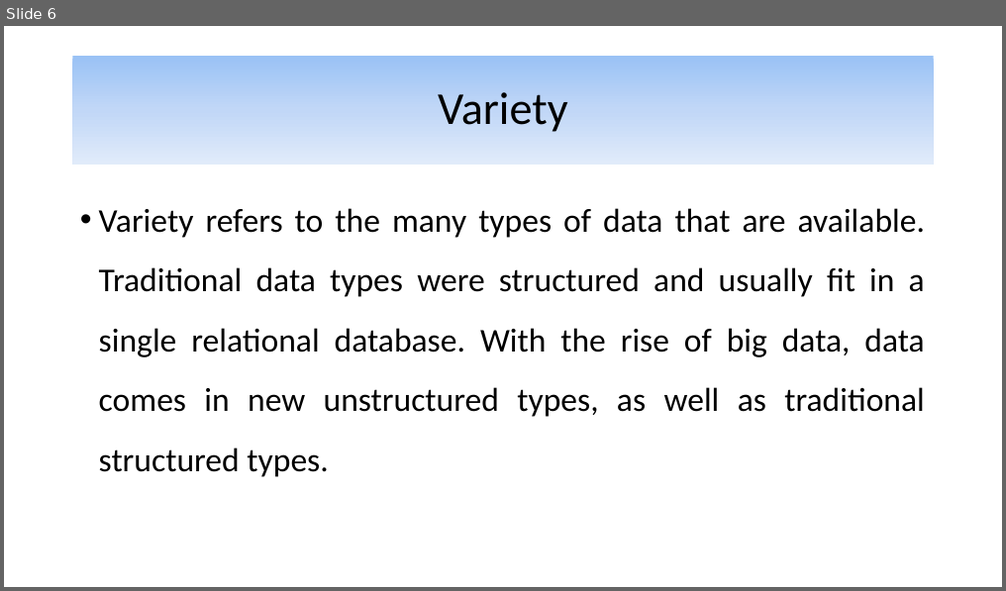
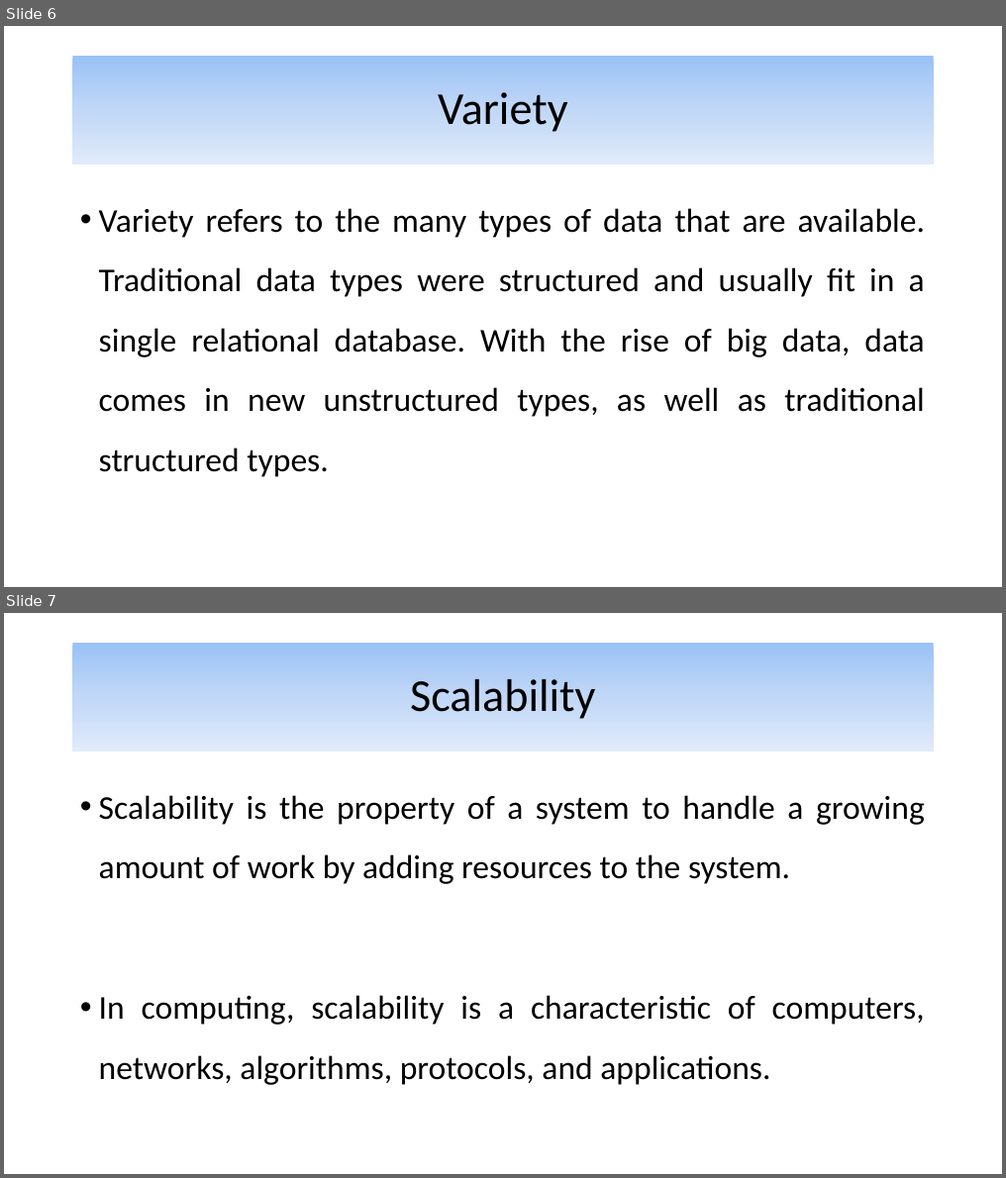
Before and after one commit to alijfri99/presentations, a slide deck: Advanced DBMS Presentation.pptx. Shown one above the other, each under a label of ours: slide 6 before the commit, slides 6 and 7 after it. The pictures are 1006x591 and 1006x1178 pixels, drawn with LibreOffice and Linux fonts; fonts in the diff are those of the drawing. Boxes give left, top, right and bottom in pixels: in the first picture for what was removed or moved away, otherwise in the second. Text is boxed around its words. In the diff, an @@ line names an element or a change of style, - is before the commit and + after.

```diff
--- a/Advanced DBMS Presentation.pptx
+++ b/Advanced DBMS Presentation.pptx
@@ slide 7 added at <box>4,613,1002,1174</box>, background #FFFFFF @@
@@ title added at <box>73,643,934,752</box>, fill gradient #9AC3F5 to #C2D8F8 to #E1EBFB, 44 pt, text #000000 @@
+Scalability
@@ text added at <box>99,795,925,1085</box>, 32 pt, text #000000 @@
+• Scalability is the property of a system to handle a growing amount of work by adding resources to the system.
+• In computing, scalability is a characteristic of computers, networks, algorithms, protocols, and applications.
```
Also in this commit, not shown: 7 other slides added.
